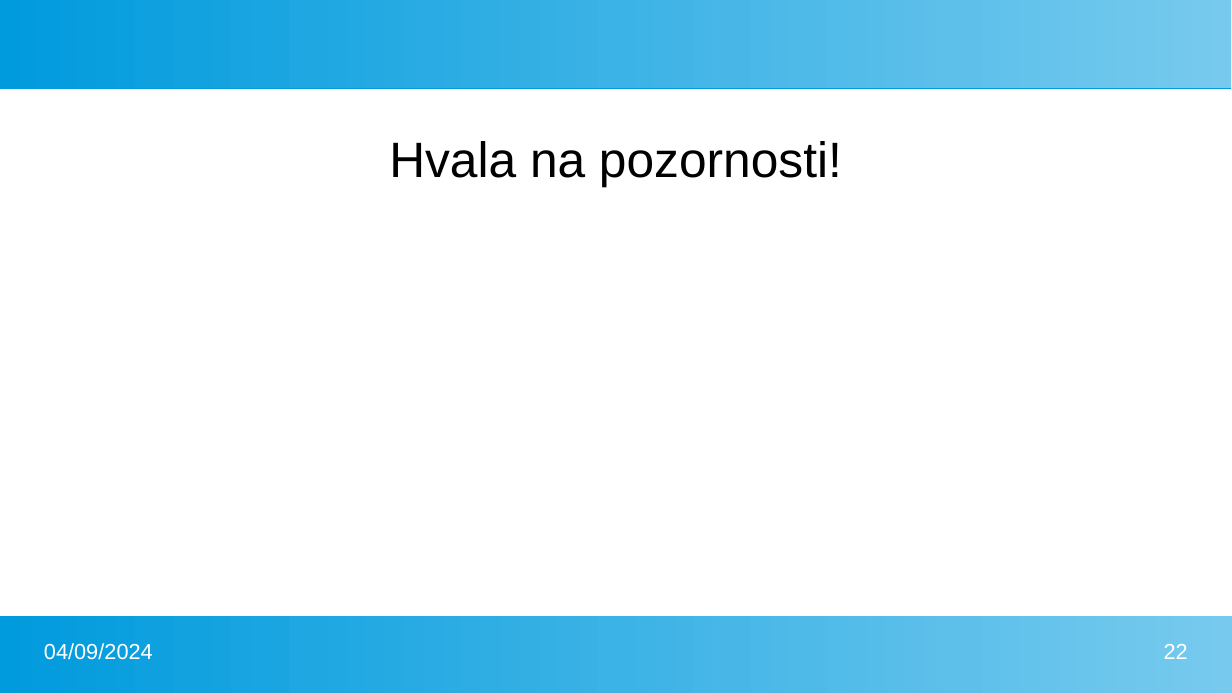
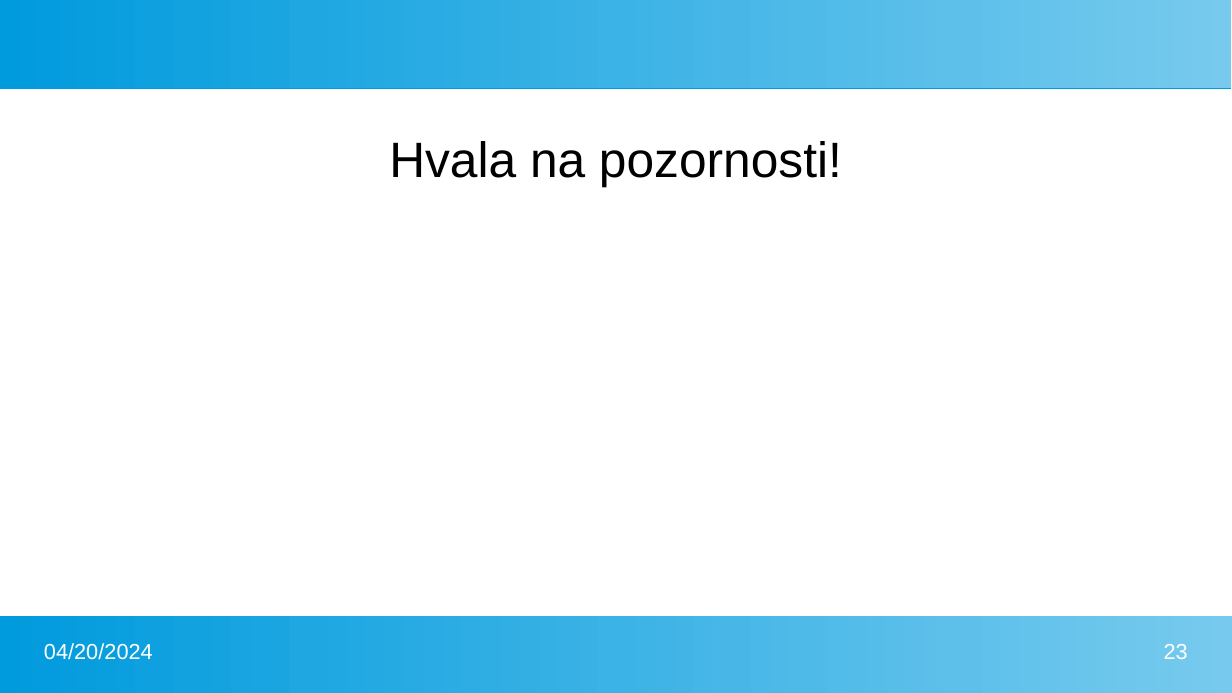
Before and after one commit to FlatAssembler/PicoBlaze_Simulator_in_JS, a slide deck: slide 23 of seminar/PicoBlaze.pptx (slide 22 before the commit). Drawn at 1232x693 pixels with LibreOffice and Linux fonts; fonts in the diff are those of the drawing. Boxes give left, top, right and bottom in pixels: in the first picture for what was removed or moved away, otherwise in the second. Text is boxed around its words. In the diff, an @@ line names an element or a change of style, - is before the commit and + after.

```diff
--- a/seminar/PicoBlaze.pptx
+++ b/seminar/PicoBlaze.pptx
@@ text at bbox=[44, 643, 153, 660]: text changed @@
-04/09/2024
+04/20/2024
@@ page number at bbox=[1164, 644, 1188, 659]: text changed @@
-22
+23
```
Also in this commit, not shown: 20 other slides changed, 1 slide added, 1 other file.
